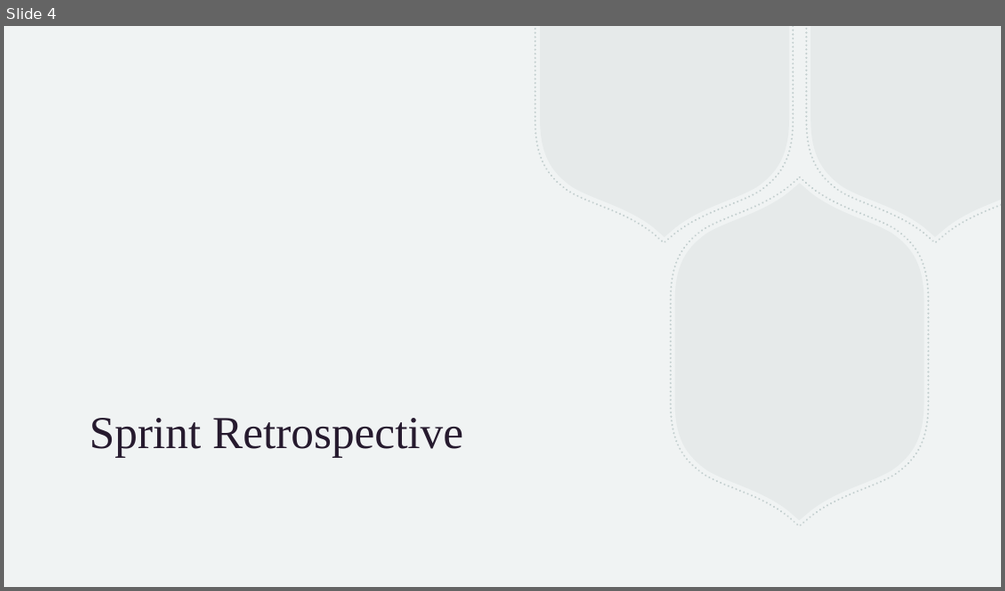
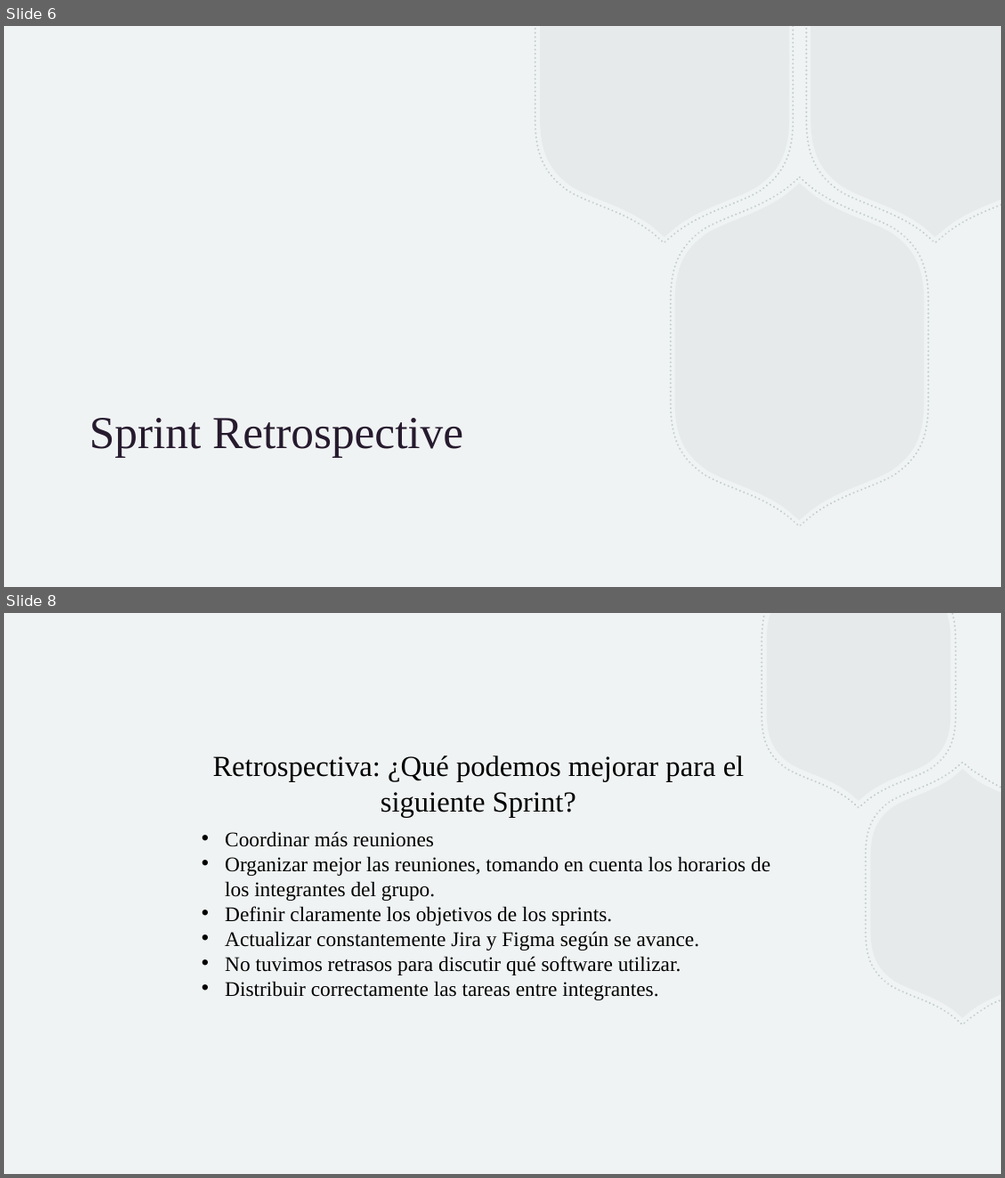
Before and after one commit to 20181041/ISII_EF_LibreriaVirtual, a slide deck: 4-documentacion/ISII_PPT_Sprint1.pptx. Shown one above the other, each under a label of ours: slide 4 before the commit, slides 6 and 8 after it; the slides between them are not shown. The pictures are 1005x591 and 1005x1178 pixels, drawn with LibreOffice and Linux fonts; fonts in the diff are those of the drawing. Boxes give left, top, right and bottom in pixels: in the first picture for what was removed or moved away, otherwise in the second. Text is boxed around its words. In the diff, an @@ line names an element or a change of style, - is before the commit and + after.

```diff
--- a/4-documentacion/ISII_PPT_Sprint1.pptx
+++ b/4-documentacion/ISII_PPT_Sprint1.pptx
@@ slide 8 added at <box>4,613,1001,1174</box>, background #F0F3F3; not listed: 4 template elements that a slide beside it also shows @@
@@ text added at <box>213,755,744,817</box>, 28 pt, text #000000 @@
+Retrospectiva: ¿Qué podemos mejorar para el siguiente Sprint?
@@ text added at <box>225,831,770,1000</box>, 20 pt, text #000000 @@
+• Coordinar más reuniones
+• Organizar mejor las reuniones, tomando en cuenta los horarios de los integrantes del grupo.
+• Definir claramente los objetivos de los sprints.
+• Actualizar constantemente Jira y Figma según se avance.
+• No tuvimos retrasos para discutir qué software utilizar.
+• Distribuir correctamente las tareas entre integrantes.
@@ what was slide 4 is now slide 6 @@
```
Also in this commit, not shown: 3 other slides added.
